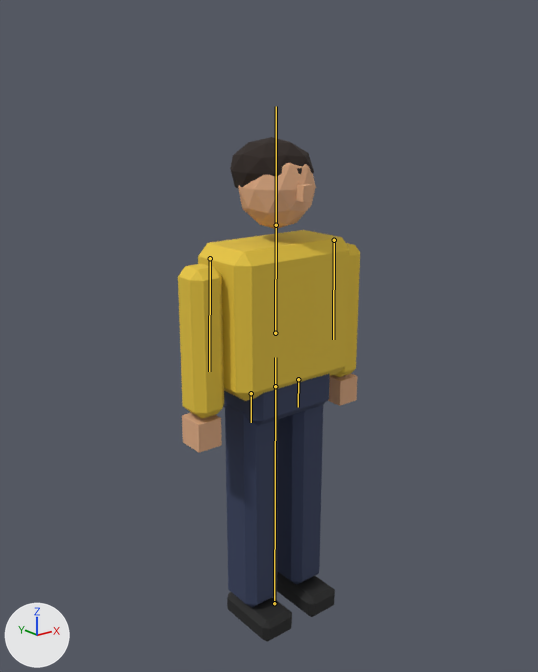
Renders of the glTF model public/assets/player.glb from each side of a commit.
One viewpoint serves both versions: a 50 mm camera at (-1.58, -1.94, 1.89) aimed at (0.01, 0.05, 1.1). The lights are fixed; the arrows at lower left show +X, +Y and +Z. The first picture is the older version. The bones that bend it are drawn over the model as lines.

The first picture shows 'player_arm.L', 'player_arm.R', 'player_hair', 'player_hand.L', 'player_hand.R', 'player_head', 'player_leg.L', 'player_leg.R', 'player_nose', 'player_pelvis', 'player_shoe.L', 'player_shoe.R', 'player_torso'.
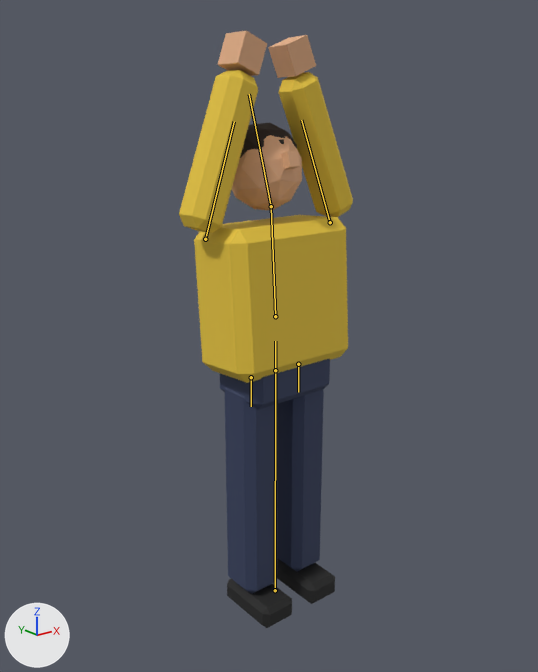
The newer file adds an action. The first version stands in its rest pose; the second is drawn at frame 6 of the action 'Cheer'.

What the commit changed:
Bone 'root' (bone_root) moves from (0.0, 0.0, 0.0) to (0.0, 0.06, 0.0).
Bone 'chest' (bone_chest) turns from (0, 0, 0) to (-4, 0, 0) degrees about its own x, y and z.
Bone 'arm.L' (bone_arm_l) turns from (0, 0, 0) to (-178, 0, -18) degrees about its own x, y and z.
Bone 'arm.R' (bone_arm_r) turns from (0, 0, 0) to (-178, 0, 18) degrees about its own x, y and z.
Bone 'head' (bone_head) turns from (0, 0, 0) to (-14, 0, 0) degrees about its own x, y and z.

Boxes [x1, y1, x2, y2] around the edits, measured in the pictures (538 x 672 px):
'player_torso', posed
    before: [198, 230, 350, 401]
    after: [194, 215, 348, 383]
'player_arm.R', posed (70% wider)
    before: [178, 264, 224, 419]
    after: [179, 70, 258, 233]
'player_arm.L', posed
    before: [334, 243, 360, 377]
    after: [279, 72, 353, 217]
'player_head', posed
    before: [238, 163, 316, 229]
    after: [232, 135, 302, 210]
'player_pelvis', posed
    before: [223, 374, 330, 426]
    after: [220, 358, 330, 410]
'player_hair', posed
    before: [230, 137, 314, 189]
    after: [240, 122, 297, 158]
'player_hand.R', posed
    before: [182, 413, 222, 453]
    after: [218, 30, 267, 76]
'player_shoe.R', posed
    before: [227, 592, 292, 641]
    after: [227, 579, 292, 628]
'player_shoe.L', posed
    before: [277, 571, 335, 617]
    after: [277, 558, 335, 604]
'player_hand.L', posed
    before: [328, 374, 357, 406]
    after: [268, 35, 316, 78]
'player_nose', posed
    before: [296, 184, 313, 202]
    after: [281, 151, 300, 169]
bone 'root', root to tip
    before: (274, 603) to (275, 386)
    after: (275, 590) to (275, 370)
bone 'chest', root to tip
    before: (275, 333) to (276, 225)
    after: (275, 316) to (271, 206)
bone 'arm.L', root to tip
    before: (334, 240) to (333, 339)
    after: (330, 222) to (301, 120)
bone 'arm.R', root to tip
    before: (210, 258) to (209, 371)
    after: (205, 239) to (234, 121)
bone 'head', root to tip
    before: (276, 225) to (276, 106)
    after: (271, 206) to (249, 94)
